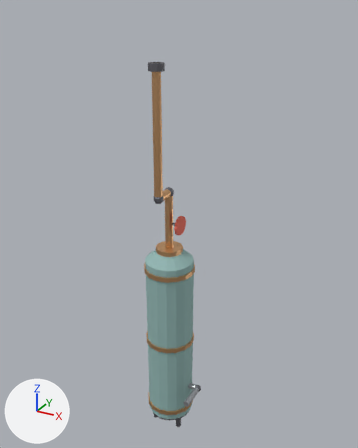
Before and after pictures for a commit that changed the glTF model assets/models/props/boiler.glb.
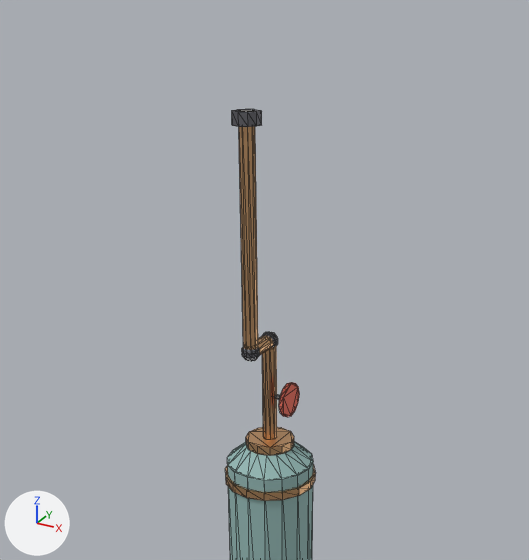
There are two pictures of each version: one whole from a camera (50 mm lens) standing at (1.4, -2.42, 2.77) and looking at (0.02, 0.09, 1.51), one close up on the part from 5% to 88% of the width and 0% to 71% of the height. Lighting does not change. The marker at lower left points along +X, +Y and +Z. The first two pictures are the older version. The close-ups show mesh edges as thin lines. Vertices at exactly the same position are counted once.

In view in the first close-up: 'Boiler'.
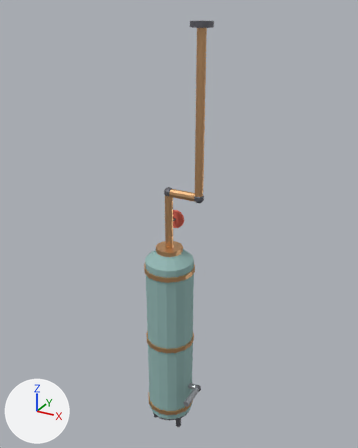
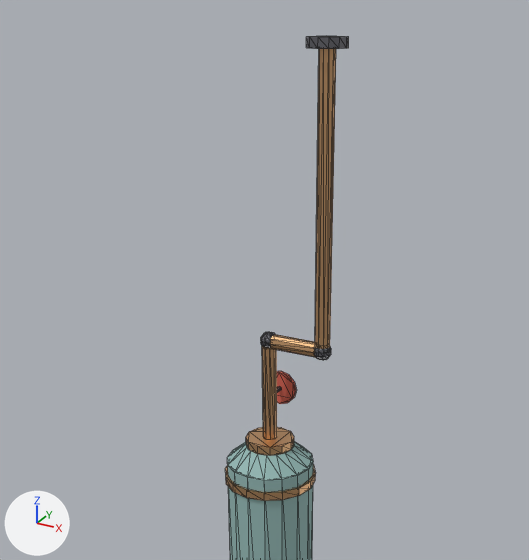
Boxes (x1, y1, x2, y2) around the edits, measured in the close-ups (529 x 560 px; the box of a moved part takes in the faces that stretch with it):
'Boiler', reshaped: before (225, 109, 316, 560); after (225, 36, 349, 560)
part 1 of me_boiler, moved or reshaped: before (242, 347, 260, 361); after (314, 347, 331, 360)
part 2 of me_boiler, added: after (306, 36, 349, 49)
part 3 of me_boiler, added (beige): after (315, 36, 336, 349)
part 4 of me_boiler, added (red): after (277, 371, 296, 404)
part 5 of me_boiler, deleted (red): before (279, 382, 299, 417)
part 6 of me_boiler, deleted: before (258, 335, 273, 355)
part 7 of me_boiler, deleted (beige): before (239, 110, 258, 350)
part 8 of me_boiler, deleted: before (232, 109, 262, 127)
part 9 of me_boiler, built on (mostly hidden before): before (275, 394, 280, 400); after (269, 334, 315, 392)

Patch to the scene script:
```diff
--- a/assets/models/props/boiler.glb.py
+++ b/assets/models/props/boiler.glb.py
@@ me_boiler @@
 # used by ob_boiler; location = (0.0, 0.0, 0.0)
-me_boiler.from_pydata(...)  # 590 vertices, 1112 faces; spans x -0.16..0.24, y -0.17..0.23, z 0.0..2.5
+me_boiler.from_pydata(...)  # 592 vertices, 1120 faces; spans x -0.16..0.26, y -0.17..0.23, z 0.0..2.7
+# me_boiler part 1: the loose piece of 42 vertices spanning x -0.03..0.03, y -0.15..-0.09, z 1.72..1.78 is moved by (0.2, 0.12, 0.0)
+# me_boiler part 2: a new loose piece, a 12-sided cylinder along z spanning x 0.14..0.26, y -0.06..0.06, z 2.67..2.7, in mat_irondark (grey #737379)
+# me_boiler part 3: a new loose piece, a 10-sided cylinder along z spanning x 0.176..0.224, y -0.025..0.025, z 1.75..2.7, in mat_copper (beige #e5b381)
+# me_boiler part 4: a new loose piece, a 12-sided cylinder along y spanning x -0.06..0.06, y 0.07..0.085, z 1.49..1.61, in mat_buttonred (red #e76c59)
+# me_boiler part 5: the loose piece of 24 vertices spanning x 0.07..0.09, y -0.06..0.06, z 1.49..1.61 is deleted
+# me_boiler part 6: the loose piece of 20 vertices spanning x -0.02..0.02, y -0.12..0.0, z 1.73..1.77 is deleted
+# me_boiler part 7: the loose piece of 20 vertices spanning x -0.02..0.02, y -0.14..-0.09, z 1.75..2.5 is deleted
+# me_boiler part 8: the loose piece of 20 vertices spanning x -0.04..0.04, y -0.16..-0.07, z 2.46..2.5 is deleted
+# me_boiler part 9
+# 10 vertices move from x 0.0..0.07, y -0.01..0.01, z 1.54..1.56 to x -0.01..0.01, y 0.0..0.07, z 1.54..1.56
+# 8 vertices are added at x 0.0, y -0.02..0.02, z 1.73..1.77
+# 10 new vertices lie (0.2, 0.0, 0.0) away from vertices in x 0.0, y -0.03..0.03, z 1.73..1.77
+# 36 new faces join them, mat_copper (beige #e5b381)
+# other edits to the shape of me_boiler do not show in these pictures
 me_boiler.materials.append(mat_irondark)
```
